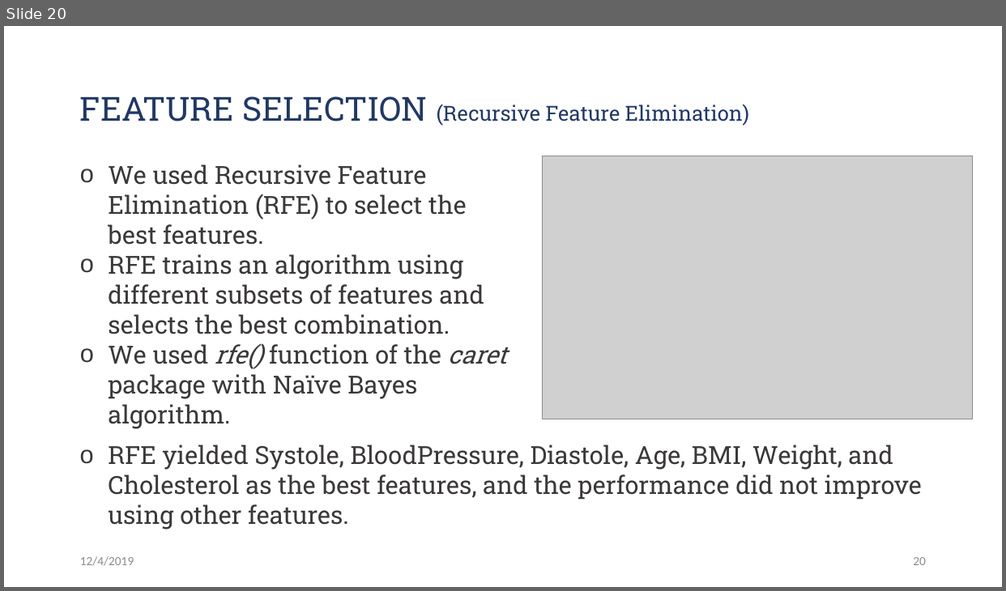
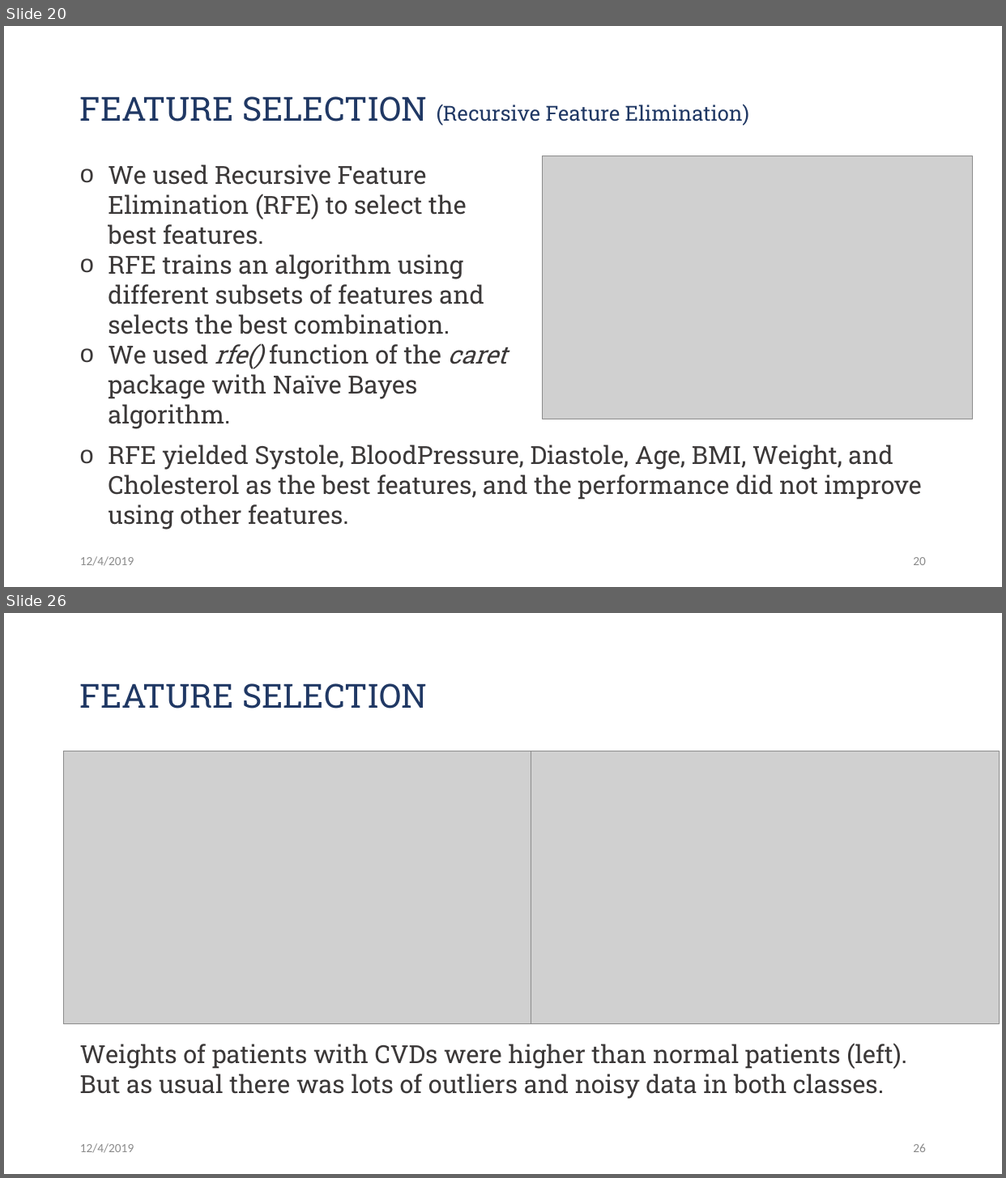
Before and after one commit to Jwen-pg/cds501-predicting-heart-disease, a slide deck: presentation.pptx. Shown one above the other, each under a label of ours: slide 20 before the commit, slides 20 and 26 after it; the slides between them are not shown. The pictures are 1006x591 and 1006x1178 pixels, drawn with LibreOffice and Linux fonts; fonts in the diff are those of the drawing; grey boxes stand for pictures. Boxes give left, top, right and bottom in pixels: in the first picture for what was removed or moved away, otherwise in the second. Text is boxed around its words. In the diff, an @@ line names an element or a change of style, - is before the commit and + after.

Commit message:
presentation adds jitter plots in feature selection

```diff
--- a/presentation.pptx
+++ b/presentation.pptx
@@ slide 26 added at (4,613,1002,1174), background #FFFFFF @@
@@ title added at (80,683,428,709), 32 pt, text #203864 @@
+FEATURE SELECTION
@@ picture added at (63,752,531,1024) @@
@@ picture added at (531,752,999,1024) @@
@@ text added at (80,1043,907,1099), 24 pt, text #3B3838 @@
+Weights of patients with CVDs were higher than normal patients (left). But as usual there was lots of outliers and noisy data in both classes.
@@ text added at (80,1144,134,1153), 12 pt, text #8C8C8C @@
+12/4/2019
@@ page number added at (913,1144,926,1152), 12 pt, text #8C8C8C @@
+26
```
Also in this commit, not shown: 2 slides changed, 3 other slides added, 10 other files.
